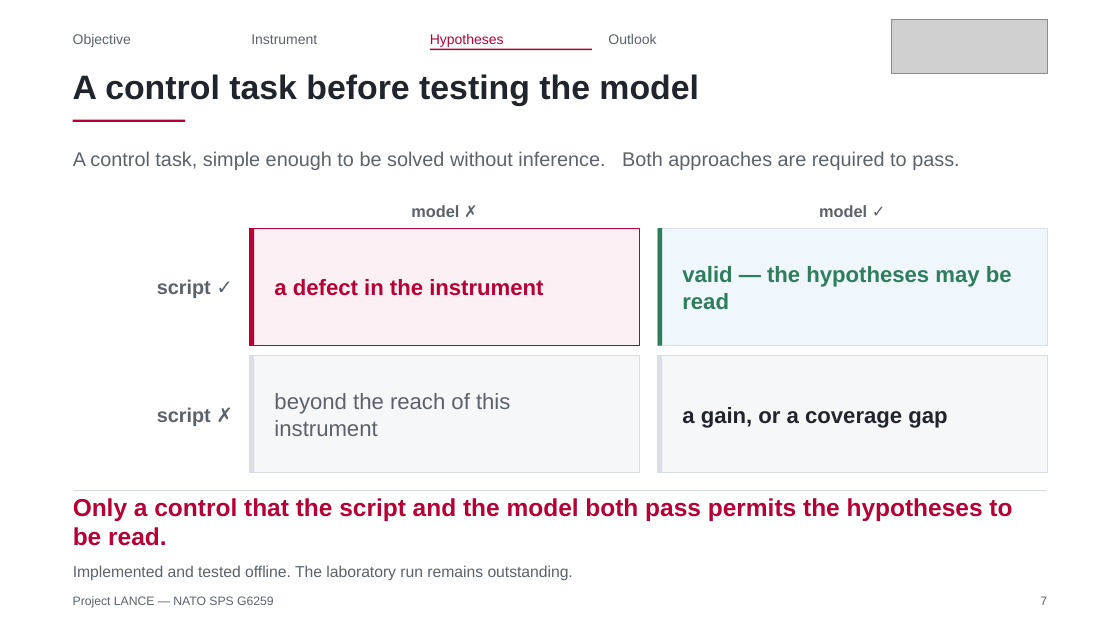
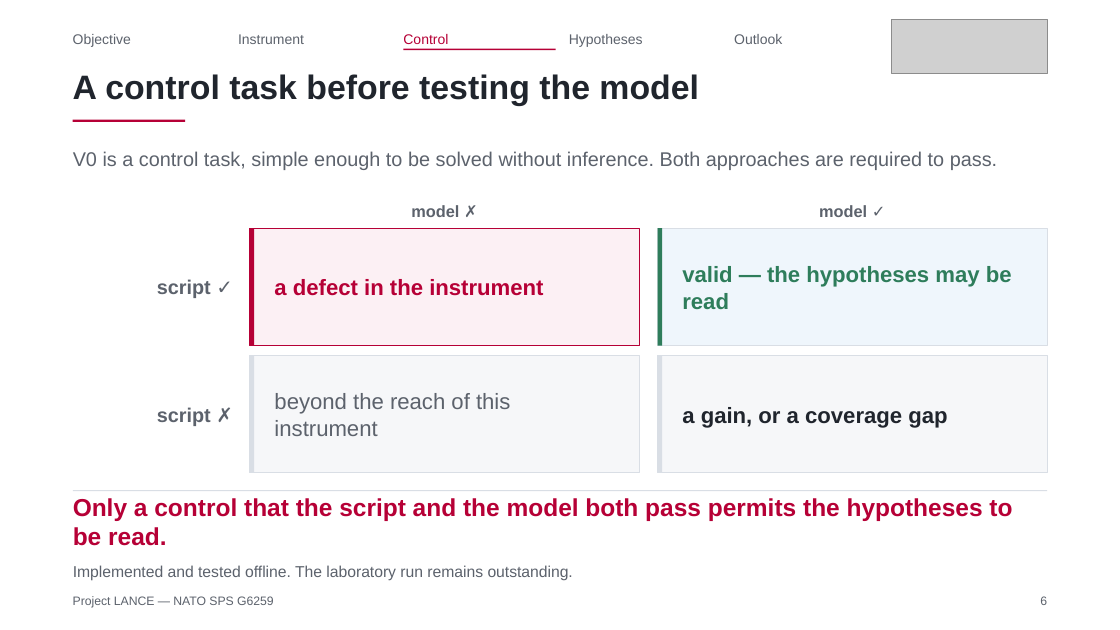
Before and after one commit to Tanguyvans/LANCE, a slide deck: slide 6 of objectifs/presentation-2026-10-23/slides.pptx (slide 7 before the commit). Drawn at 1120x630 pixels with LibreOffice and Linux fonts; fonts in the diff are those of the drawing; grey boxes stand for pictures. Boxes give left, top, right and bottom in pixels: in the first picture for what was removed or moved away, otherwise in the second. Text is boxed around its words. In the diff, an @@ line names an element or a change of style, - is before the commit and + after.

```diff
--- a/objectifs/presentation-2026-10-23/slides.pptx
+++ b/objectifs/presentation-2026-10-23/slides.pptx
@@ text "Instrument": place and size @@
-text "Instrument" at [251, 34, 317, 44]
+text "Instrument" at [238, 34, 304, 44]
@@ text "Hypotheses": place and size @@
-text "Hypotheses" at [430, 34, 504, 47]
+text "Hypotheses" at [569, 34, 643, 47]
@@ text "Hypotheses" at [569, 34, 643, 47]: text colour #B60036 to #5C626C @@
@@ text "Outlook": place and size @@
-text "Outlook" at [608, 34, 656, 44]
+text "Outlook" at [734, 34, 782, 44]
@@ rectangle: place and size @@
-rectangle at [430, 49, 592, 50]
+rectangle at [403, 49, 555, 50]
@@ text added at [403, 34, 448, 44], 12 pt, text #B60036 @@
+Control
@@ text at [73, 151, 997, 170]: text changed @@
-A control task, simple enough to be solved without inference. Both approaches are required to pass.
+V0 is a control task, simple enough to be solved without inference. Both approaches are required to pass.
@@ text at [1040, 596, 1047, 605]: text changed @@
-7
+6
```
Also in this commit, not shown: 8 other slides changed, 1 slide added, 7 other files.
